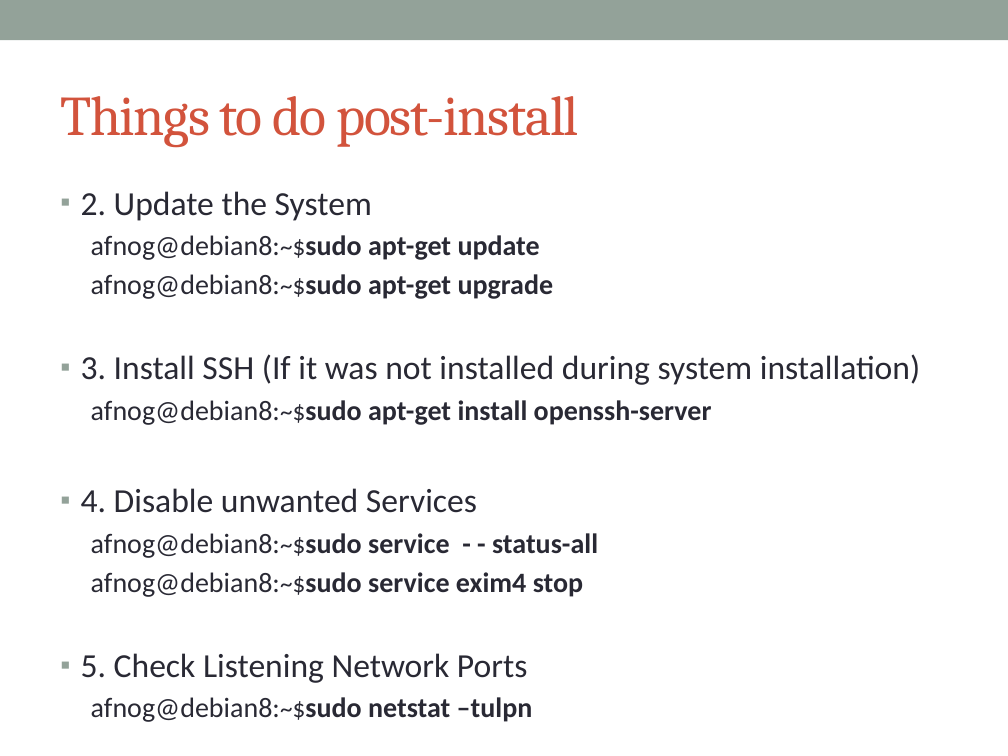
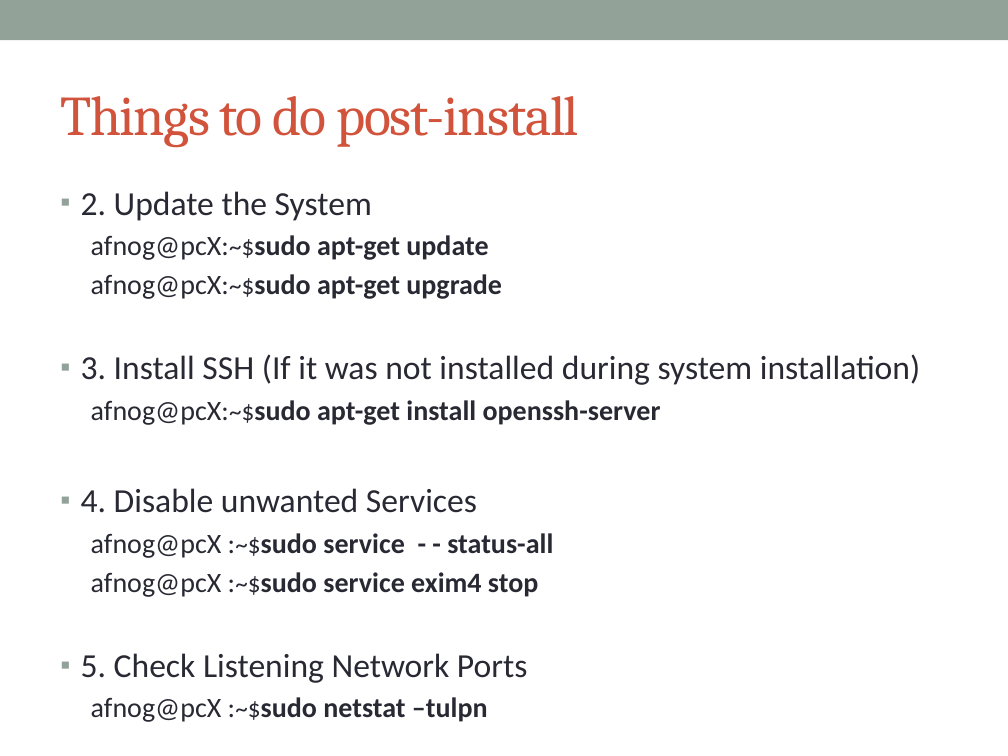
Before and after one commit to afnog/afnog.github.io, a slide deck: slide 23 of sse/intro/IntroPresentation.pptx. Drawn at 1008x756 pixels with LibreOffice and Linux fonts; fonts in the diff are those of the drawing. Boxes give left, top, right and bottom in pixels: in the first picture for what was removed or moved away, otherwise in the second. Text is boxed around its words. In the diff, an @@ line names an element or a change of style, - is before the commit and + after.

```diff
--- a/sse/intro/IntroPresentation.pptx
+++ b/sse/intro/IntroPresentation.pptx
@@ text at <box>91,235,502,299</box>: text changed @@
-  afnog@debian8:~$sudo apt-get update
-  afnog@debian8:~$sudo apt-get upgrade
+  afnog@pcX:~$sudo apt-get update
+  afnog@pcX:~$sudo apt-get upgrade
@@ text at <box>91,400,661,425</box>: text changed @@
-  afnog@debian8:~$sudo apt-get install openssh-server
+  afnog@pcX:~$sudo apt-get install openssh-server
@@ text at <box>91,533,553,597</box>: text changed @@
-  afnog@debian8:~$sudo service - - status-all
-  afnog@debian8:~$sudo service exim4 stop
+  afnog@pcX :~$sudo service - - status-all
+  afnog@pcX :~$sudo service exim4 stop
@@ text at <box>91,697,488,722</box>: text changed @@
-  afnog@debian8:~$sudo netstat –tulpn
+  afnog@pcX :~$sudo netstat –tulpn
```
Also in this commit, not shown: 12 other slides changed, 4 other files.
